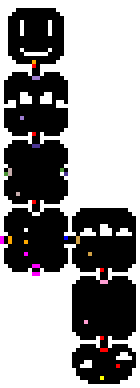
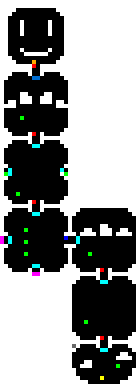
Layer changes from the first w=140, h=388 image to the second:
hid "connect" over box(4, 76, 120, 368)
painted on "obj" over box(32, 76, 76, 348)
